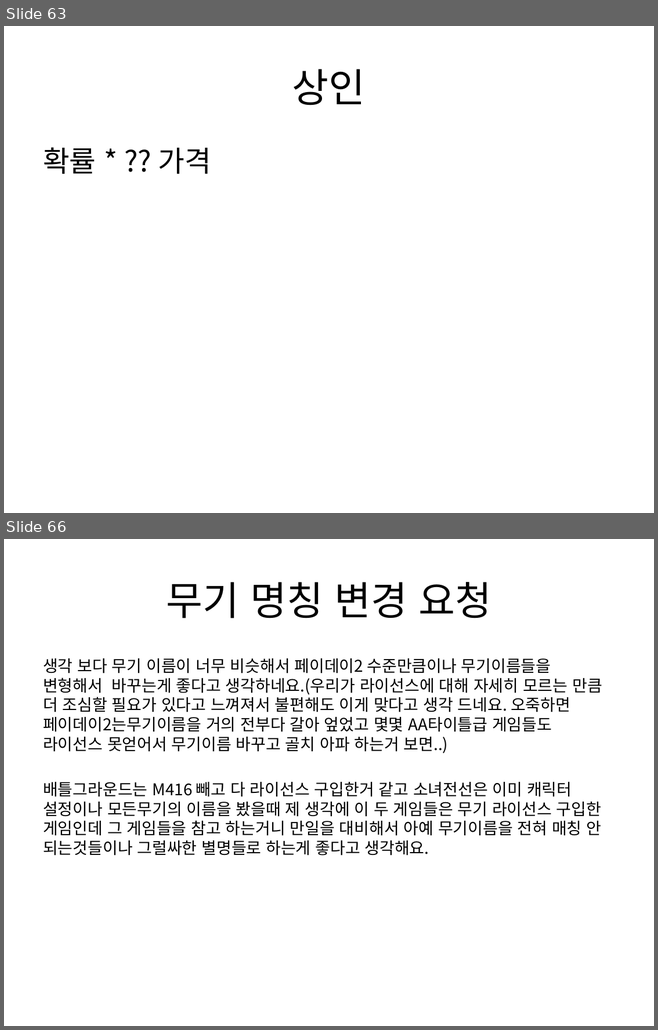
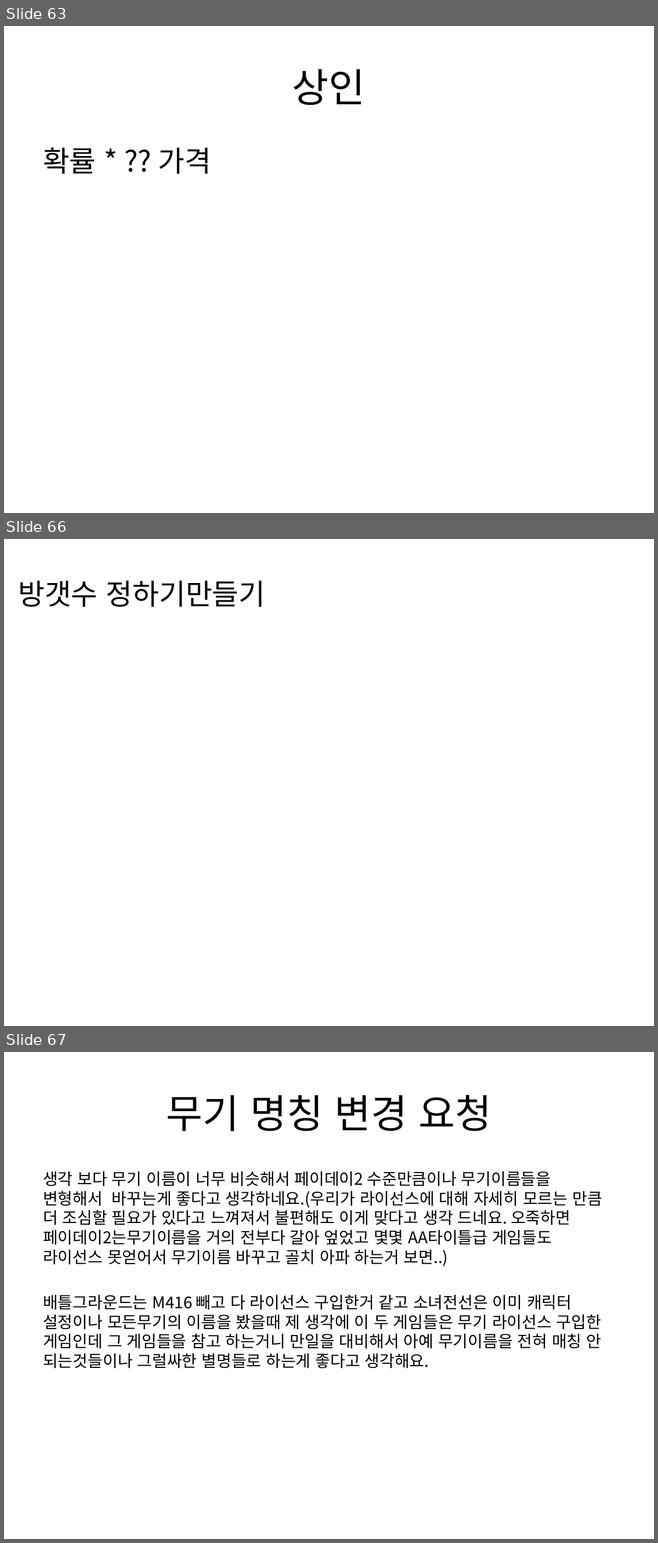
Before and after one commit to gkdlgndpdu/EscapeJail, a slide deck: EscapeJail/Assets/기획/스테이지1기획.pptx. Shown one above the other, each under a label of ours: slides 63 and 66 before the commit, slides 63, 66 and 67 after it; the slides between them are not shown. The pictures are 658x1030 and 658x1543 pixels, drawn with LibreOffice and Linux fonts; fonts in the diff are those of the drawing. Boxes give left, top, right and bottom in pixels: in the first picture for what was removed or moved away, otherwise in the second. Text is boxed around its words. In the diff, an @@ line names an element or a change of style, - is before the commit and + after.

```diff
--- a/EscapeJail/Assets/기획/스테이지1기획.pptx
+++ b/EscapeJail/Assets/기획/스테이지1기획.pptx
@@ slide 66 added at <box>4,539,654,1026</box>, background #FFFFFF @@
@@ text added at <box>18,581,266,607</box>, 32 pt, text #000000 @@
+방갯수 정하기만들기
@@ what was slide 66 is now slide 67 @@
```
Also in this commit, not shown: 3 slides changed, 4 other files.
